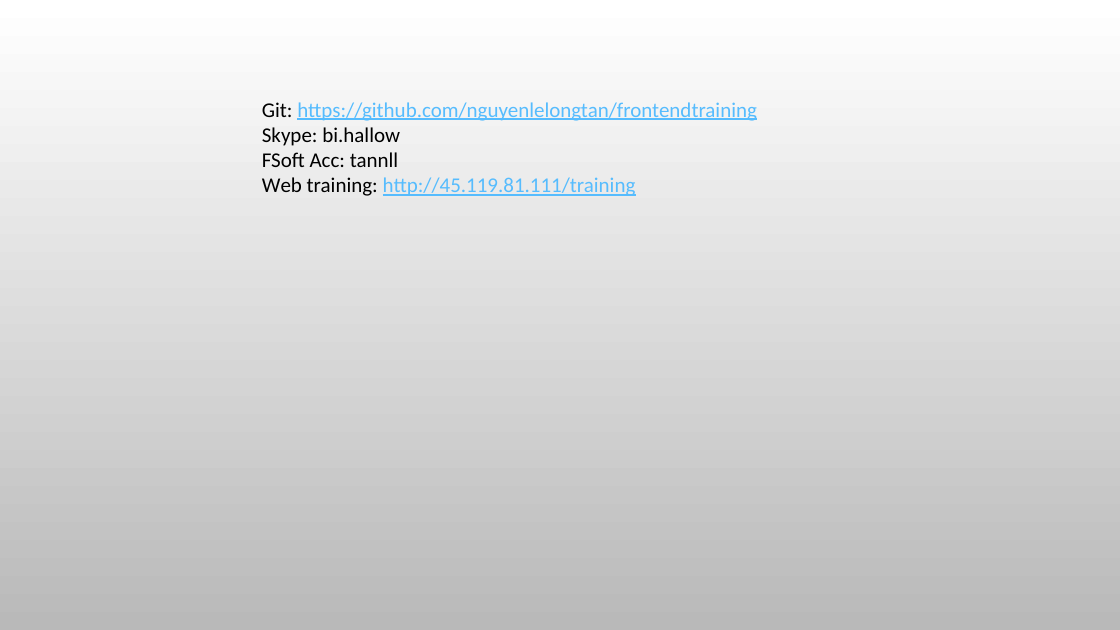
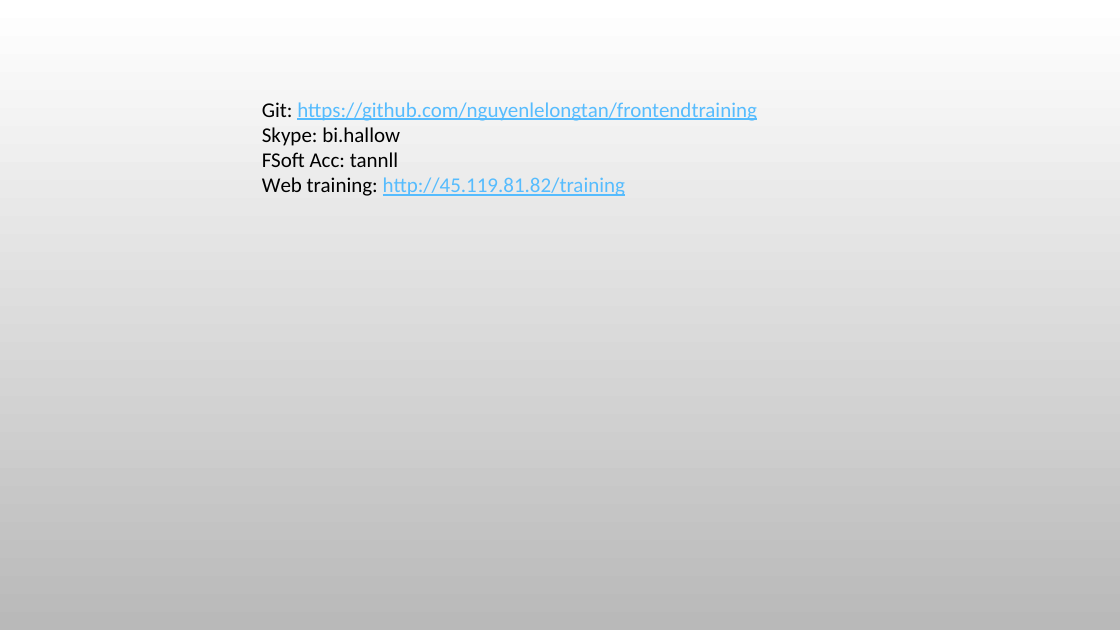
Before and after one commit to nguyenlelongtan/frontendtraining, a slide deck: slide 5 of Slides/1.1.pptx. Drawn at 1120x630 pixels with LibreOffice and Linux fonts; fonts in the diff are those of the drawing; background and template pictures are left out. Boxes give left, top, right and bottom in pixels: in the first picture for what was removed or moved away, otherwise in the second. Text is boxed around its words. In the diff, an @@ line names an element or a change of style, - is before the commit and + after.

Commit message:
init

```diff
--- a/Slides/1.1.pptx
+++ b/Slides/1.1.pptx
@@ text at box(262, 177, 625, 196): text changed @@
-Web training: http://45.119.81.111/training
+Web training: http://45.119.81.82/training
```
